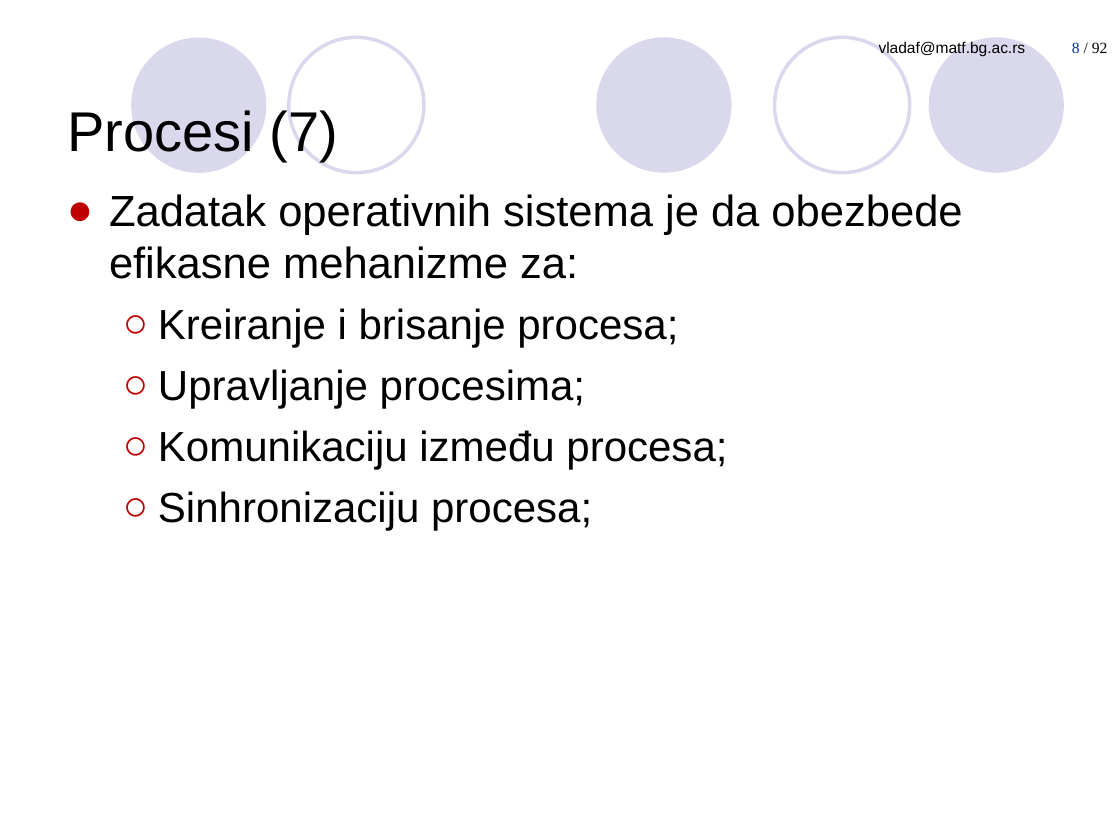
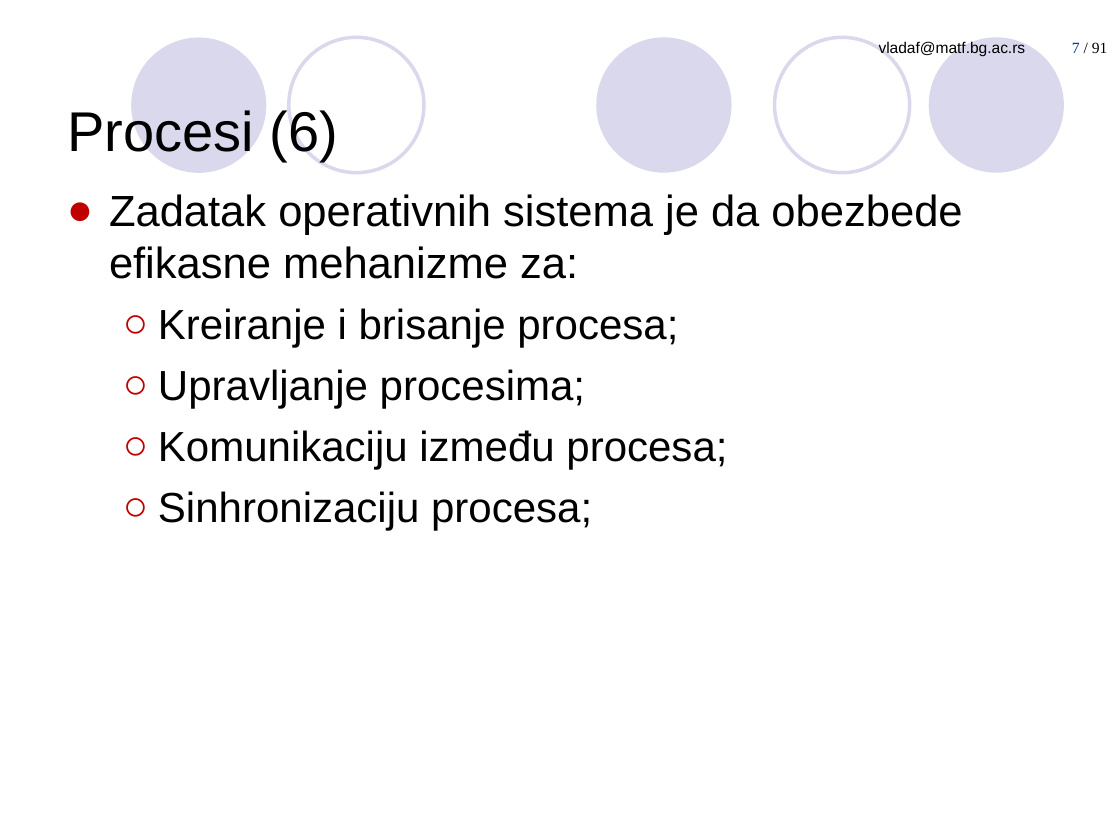
Before and after one commit to PmfBlOS/OS, a slide deck: slide 7 of predavanja/prezentacije/os05 - Upravljanje procesima.ppt (slide 8 before the commit). Drawn at 1120x840 pixels with LibreOffice and Linux fonts; fonts in the diff are those of the drawing. Boxes give left, top, right and bottom in pixels: in the first picture for what was removed or moved away, otherwise in the second. Text is boxed around its words. In the diff, an @@ line names an element or a change of style, - is before the commit and + after.

```diff
--- a/predavanja/prezentacije/os05 - Upravljanje procesima.ppt
+++ b/predavanja/prezentacije/os05 - Upravljanje procesima.ppt
@@ page number at [1072, 42, 1108, 53]: text changed @@
-8 / 92
+7 / 91
@@ title at [67, 110, 338, 161]: text changed @@
-Procesi (7)
+Procesi (6)
```
Also in this commit, not shown: 6 other slides changed, 1 slide removed, 3 other files.
